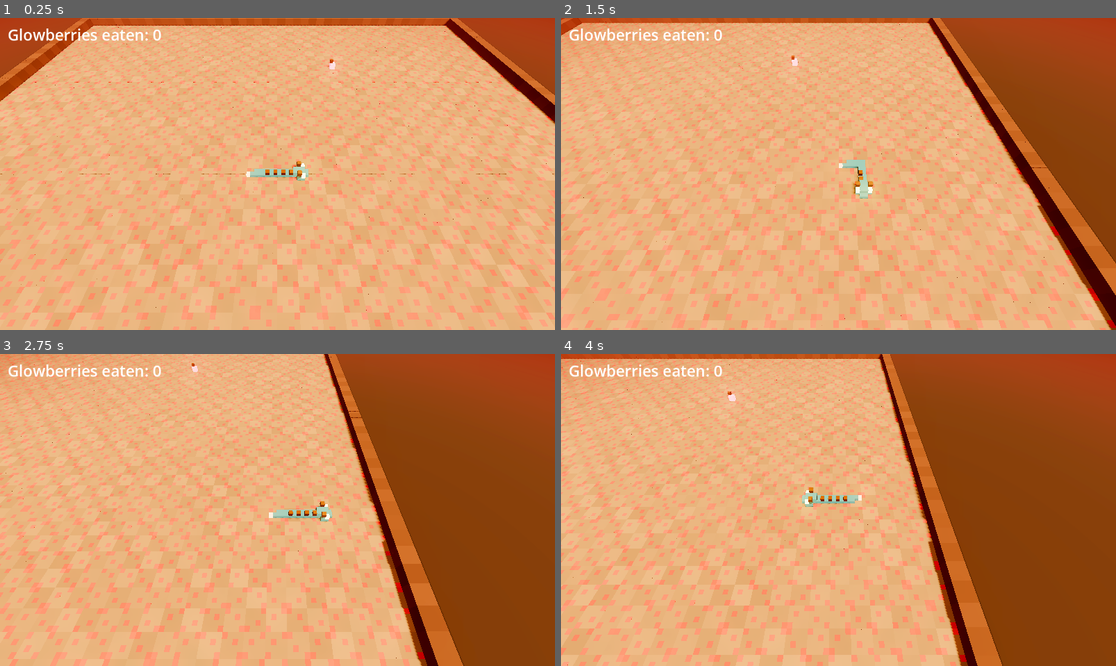
Above: before the commit, frames 1-4 (two rows, left to right).
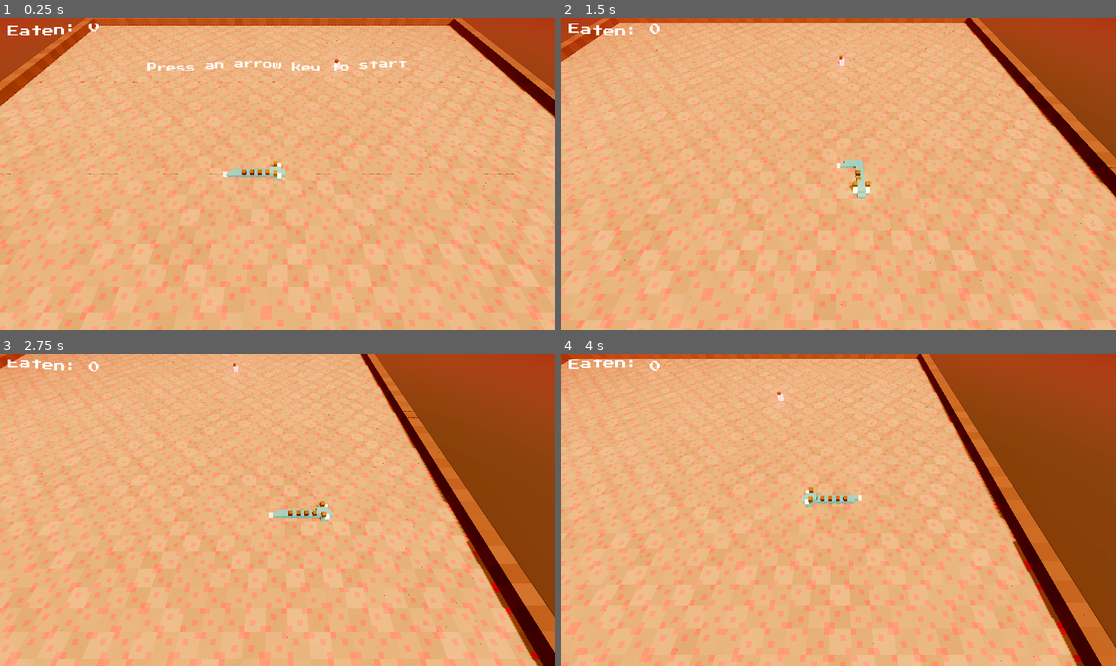
Above: after the commit, the same moments.

Repository: IDrinksWaters/CMPM121_D04
Game: Godot game, scene res://main.tscn
Same seed, same stepped clock (60 frames per second), same inputs: the game is played once before the commit and once after it.
Inputs:
- Up to frame 1 (0.25 s): no input
- Up to frame 2 (1.5 s): tap Enter (ui_accept) at 0.5, 1.35 s; hold Right (ui_right) 0.53-1.28 s; hold Enter (ui_accept) 0.53-1.28 s; hold Down (ui_down) from 1.28 s (still down)
- Up to frame 3 (2.75 s): tap Enter (ui_accept) at 1.52, 1.82 s; release Down (ui_down) at 2.03 s; hold Right (ui_right) from 2.03 s (still down); hold Enter (ui_accept) from 2.03 s (still down)
- Up to frame 4 (4 s): release Right (ui_right) at 2.78 s; release Enter (ui_accept) at 2.78 s; hold Up (ui_up) 2.78-3.53 s; tap Enter (ui_accept) at 2.85, 3.02, 3.32 s; hold Left (ui_left) from 3.53 s (still down); hold Enter (ui_accept) from 3.53 s (still down)

The runs differ from the first frame. In frame 1, 29% of the frame differs, in the area x 0-100%, y 0-100%; in frame 2, 27%; in frame 3, 29%; in frame 4, 29%.

Commit message:
Step2: Run and Crash added
End the run on crashes and wait for key, session state waiting, playing, dormant is added.

Some file change are result of dneo fmt, not actual file changes

Diff:
--- a/app/main.gd
+++ b/app/main.gd
@@ -4,6 +4,8 @@
 
 const GRID := Vector2i(48, 48)  # your call: bigger grids make the dragon feel finer
 const TICK_SECONDS := 0.1
+const FONT_PATH := "res://assets/PressStart2P-Regular.ttf"  # pixel font, SIL OFL
+const WAVE := "[wave amp=50.0 freq=4.0 connected=2]%s[/wave]"  # every word in the game waves
 const CAMERA_OFFSET := Vector3(0, 11, 7.5)  # above and behind the head
 const DIRECTIONS := {
 	"ui_up": Vector2i.UP,
@@ -17,23 +19,32 @@
 var segments: Array[MeshInstance3D] = []
 var camera := Camera3D.new()
 var food_node := MeshInstance3D.new()
-var score_label := Label.new()
+var score_label := RichTextLabel.new()
+var message_label := RichTextLabel.new()  # BBCode, so words can wave
+var font: Font
+var zzz := Label3D.new()
 var _clock := 0.0
 
 
 func _ready() -> void:
 	meshes = Stage.load_kit()
+	font = load(FONT_PATH)
 	_build_stage()
 	_build_hud()
 	_draw_dragon()
 	_draw_food()
+	_draw_status()
 
 
 ## Input arrives as events, so even a tap shorter than one frame is never missed.
 func _unhandled_input(event: InputEvent) -> void:
+	# Enter wakes a dormant dragon: a fresh scene means a fresh Session.
+	if session.state == Session.State.DORMANT and event.is_action_pressed("ui_accept"):
+		get_tree().reload_current_scene()
+		return
 	for action in DIRECTIONS:
 		if event.is_action_pressed(action):
-			session.dragon.turn(DIRECTIONS[action])
+			session.steer(DIRECTIONS[action])
 
 
 func _process(delta: float) -> void:
@@ -43,6 +54,7 @@
 		session.tick()
 		_draw_dragon()
 		_draw_food()
+	_draw_status()
 	_follow(delta)
 
 
@@ -65,16 +77,58 @@
 ## The score sits in a corner of the screen, on a layer above the 3D world.
 func _build_hud() -> void:
 	var layer := CanvasLayer.new()
+	_style_label(score_label, 24)
 	score_label.position = Vector2(16, 12)
-	score_label.add_theme_font_size_override("font_size", 32)
+	score_label.custom_minimum_size.x = 500  # a fit_content label needs a width to wrap in
 	layer.add_child(score_label)
+	_style_label(message_label, 20)
+	message_label.set_anchors_preset(Control.PRESET_TOP_WIDE)  # a strip across the top
+	message_label.offset_top = 90  # below the score, clear of the sleeping dragon
+	layer.add_child(message_label)
 	add_child(layer)
+	zzz.text = "Z z z"
+	zzz.font = font
+	zzz.font_size = 96
+	zzz.pixel_size = 0.01
+	zzz.billboard = BaseMaterial3D.BILLBOARD_ENABLED
+	add_child(zzz)
+
+
+## One look for all text: the pixel font, BBCode on, and as tall as its text.
+func _style_label(label: RichTextLabel, font_size: int) -> void:
+	label.bbcode_enabled = true
+	label.fit_content = true
+	label.scroll_active = false
+	label.mouse_filter = Control.MOUSE_FILTER_IGNORE
+	label.add_theme_font_override("normal_font", font)
+	label.add_theme_font_size_override("normal_font_size", font_size)
+
+
+## Setting text re-parses it, and the draw functions run often, so only on a change.
+func _set_text(label: RichTextLabel, text: String) -> void:
+	if label.text != text:
+		label.text = text
 
 
 func _draw_food() -> void:
 	food_node.visible = session.food != Session.NO_FOOD
 	food_node.position = _center(session.food)
-	score_label.text = "Glowberries eaten: %d" % session.score
+	_set_text(score_label, WAVE % ("Eaten: %d" % session.score))
+
+
+## What the player should read right now: how to start, or why the dragon is asleep.
+func _draw_status() -> void:
+	var dormant := session.state == Session.State.DORMANT
+	zzz.visible = dormant
+	zzz.position = _center(session.dragon.body[0]) + Vector3(0, 1.4, 0)
+	var message := ""
+	match session.state:
+		Session.State.WAITING:
+			message = "[center]%s[/center]" % (WAVE % "Press an arrow key to start")
+		Session.State.DORMANT:
+			var lines := "Dormant\nThe dragon sleeps to save its energy.\nGlowberries eaten: %d\nPress Enter to wake up"
+			message = "[center]%s[/center]" % (WAVE % (lines % session.score))
+	_set_text(message_label, message)
 
 
 func _draw_dragon() -> void:
@@ -92,6 +146,7 @@
 		var cell := body[i]
 		segment.mesh = meshes[Kit.Piece.keys()[placed[i][0]].to_lower()]
 		segment.position = _center(cell)
+		segment.scale.y = 0.5 if session.state == Session.State.DORMANT else 1.0  # sagging
 		segment.rotation.y = placed[i][1] * PI / 2
 
 
--- a/core/dragon.gd
+++ b/core/dragon.gd
@@ -27,11 +27,10 @@
 	_turns.append(direction)
 
 
-## Advance one cell, taking the next queued turn first. Wrapping around the grid is a
-## placeholder: once Session ends the run at solid tiles, the dragon never reaches an edge.
+## Advance one cell, taking the next queued turn first. There is no wrapping: the head
+## may step onto a solid tile or off the grid, and Session.tick decides that ends the run.
 func tick() -> void:
 	if not _turns.is_empty():
 		heading = _turns.pop_front()
-	var head := body[0] + heading
-	body.push_front(Vector2i(posmod(head.x, size.x), posmod(head.y, size.y)))
+	body.push_front(body[0] + heading)
 	body.pop_back()
--- a/core/session.gd
+++ b/core/session.gd
@@ -4,13 +4,18 @@
 class_name Session
 extends RefCounted
 
-const GROWTH_PER_FOOD := 3  # cells the body gains per bite, we make it 3 for now
+## WAITING: nothing moves until the first arrow key. PLAYING: ticks move the dragon.
+## DORMANT: the run is over; the dragon sleeps to save its energy.
+enum State { WAITING, PLAYING, DORMANT }
+
+const GROWTH_PER_FOOD := 3  # cells the body gains per bite
 const NO_FOOD := Vector2i(-1, -1)  # off the board: "there is no food right now"
 
 var board: Board
 var dragon: Dragon
+var state := State.WAITING
 var food := NO_FOOD
-var score := 0  # how many pieces of food have been eaten
+var score := 0  # how many glowberries have been eaten
 
 var _grid_size: Vector2i
 var _rng := RandomNumberGenerator.new()
@@ -26,13 +31,39 @@
 	place_food()
 
 
-## One step of the rules. TODO for D4: collisions with the dragon's own body and with
-## solid tiles (board.is_solid). They need the dragon and something else, which is why
-## they go here rather than in Dragon.tick.
+## Start the run. Only the first call does anything.
+func begin() -> void:
+	if state == State.WAITING:
+		state = State.PLAYING
+
+
+## A player's arrow key: queue the turn, and the first one also starts the run.
+## Once the dragon is dormant, keys do nothing.
+func steer(direction: Vector2i) -> void:
+	if state == State.DORMANT:
+		return
+	dragon.turn(direction)
+	begin()
+
+
+## One step of the rules. The run ends when the head enters a solid tile or the body.
+## The cell the tail is leaving counts as free, unless the dragon is growing this tick
+## (then the tail stays put, so entering it is a bite).
 func tick() -> void:
-	var old_tail: Vector2i = dragon.body.back()
+	if state != State.PLAYING:
+		return
+	var before: Array[Vector2i] = dragon.body.duplicate()
+	var old_tail: Vector2i = before.back()
 	dragon.tick()
-	if dragon.body[0] == food:
+	var head: Vector2i = dragon.body[0]
+	# Dragon.tick has already dropped the tail, so the body checked here is the new one.
+	var bit_body: bool = dragon.body.slice(1).has(head)
+	var bit_staying_tail := _pending_growth > 0 and head == old_tail
+	if board.is_solid(head) or bit_body or bit_staying_tail:
+		dragon.body.assign(before)  # the dragon stops on its last safe cell
+		state = State.DORMANT
+		return
+	if head == food:
 		score += 1
 		_pending_growth += GROWTH_PER_FOOD
 		food = NO_FOOD
Binary file added: assets/PressStart2P-Regular.ttf
Not shown, added: assets/PressStart2P-Regular.ttf.import
Not shown, changed: DESIGN.md
Not shown, changed: REVIEWBOT.md
Not shown, changed: scripts/blender.ts
Not shown, changed: scripts/build.ts
Not shown, changed: scripts/check-boundary.ts
Not shown, changed: scripts/doctor.ts
Not shown, changed: scripts/godot.ts
